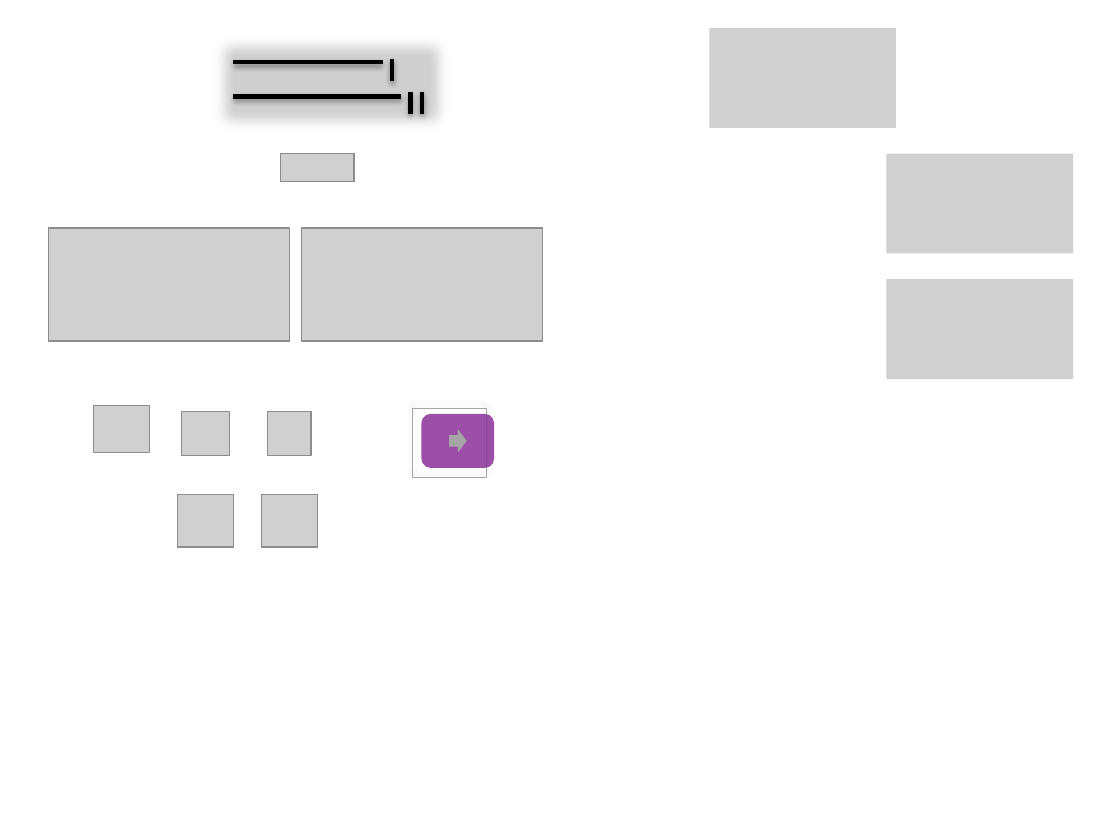
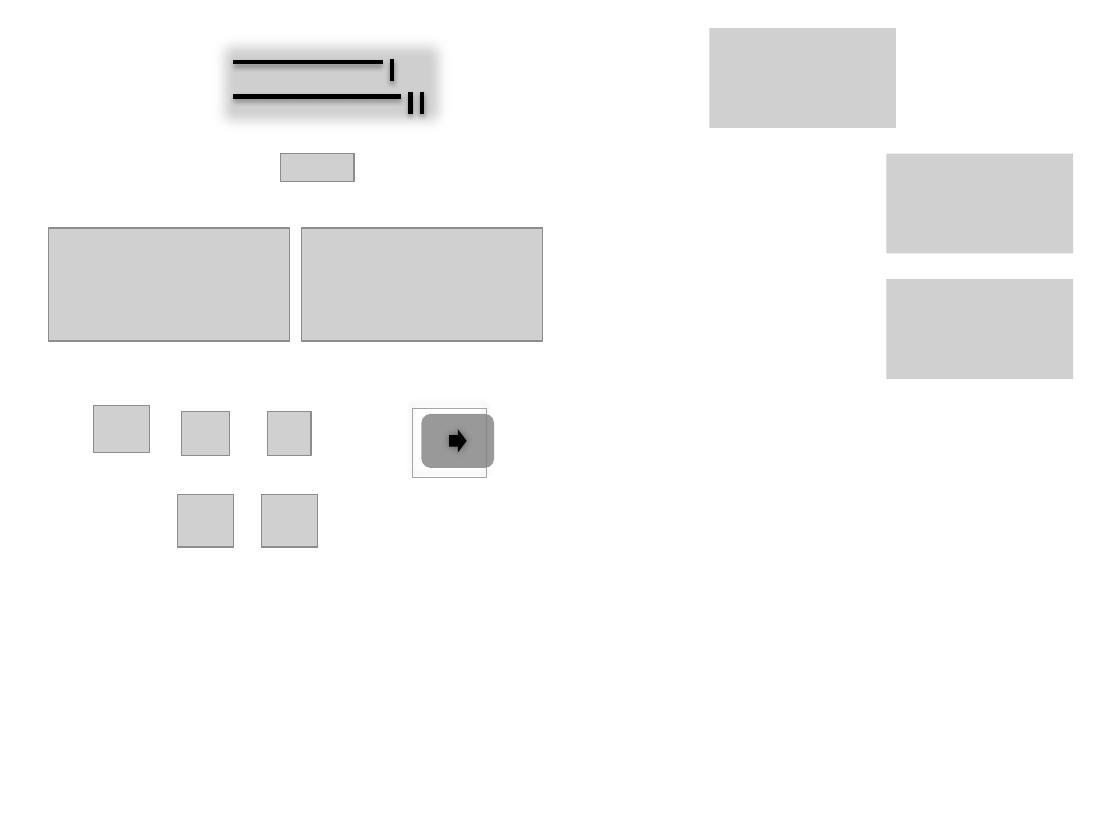
Before and after one commit to sudeeprp/GitaPower, a slide deck: slide 1 of feeder/tools/pics-making.pptx. Drawn at 1120x840 pixels with LibreOffice and Linux fonts; fonts in the diff are those of the drawing; grey boxes stand for pictures. Boxes give left, top, right and bottom in pixels: in the first picture for what was removed or moved away, otherwise in the second. Text is boxed around its words. In the diff, an @@ line names an element or a change of style, - is before the commit and + after.

```diff
--- a/feeder/tools/pics-making.pptx
+++ b/feeder/tools/pics-making.pptx
@@ rounded rectangle at [421,414,494,468]: fill #822492 at 80% opacity to #808080 at 80% opacity @@
@@ right arrow at [449,429,467,452]: fill #A6A6A6 to #000000; shadow on @@
```
Also in this commit, not shown: 1 other file.
